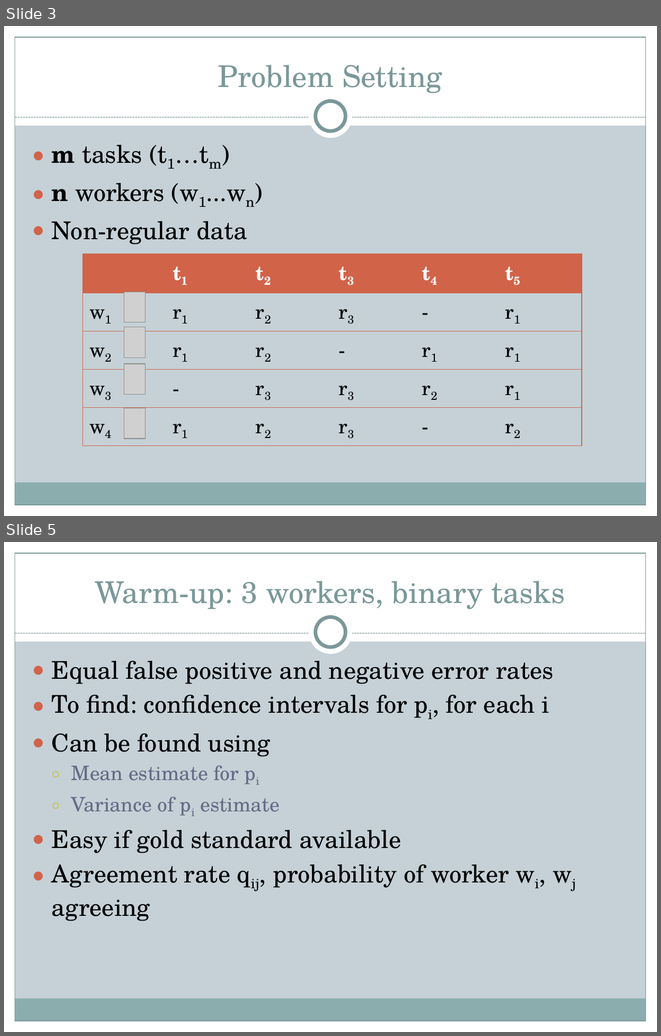
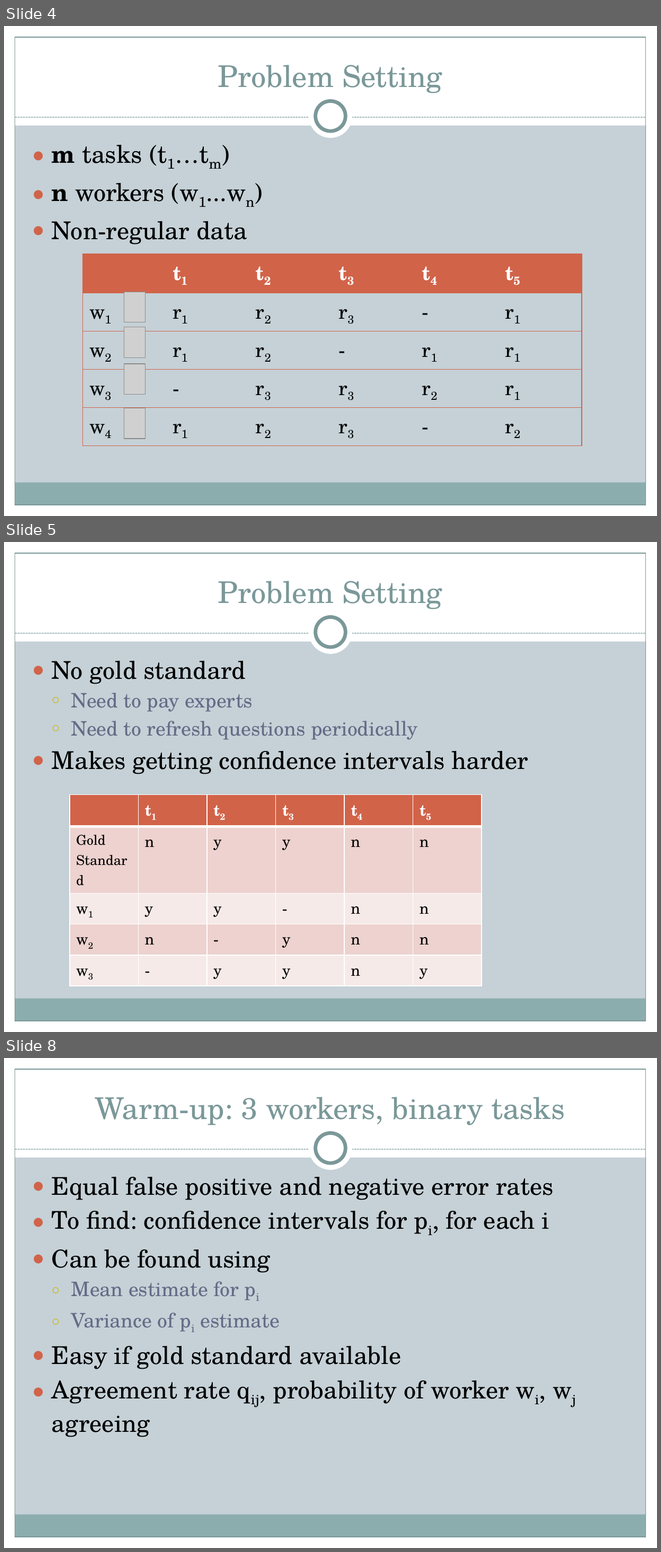
Before and after one commit to brahmaneya/WorkerEvaluationGeneral, a slide deck: Presentation/WorkerEval.pptx. Shown one above the other, each under a label of ours: slides 3 and 5 before the commit, slides 4, 5 and 8 after it; the slides between them are not shown. The pictures are 661x1036 and 661x1552 pixels, drawn with LibreOffice and Linux fonts; fonts in the diff are those of the drawing; grey boxes stand for pictures. Boxes give left, top, right and bottom in pixels: in the first picture for what was removed or moved away, otherwise in the second. Text is boxed around its words. In the diff, an @@ line names an element or a change of style, - is before the commit and + after.

```diff
--- a/Presentation/WorkerEval.pptx
+++ b/Presentation/WorkerEval.pptx
@@ slide 5 added at (4, 542, 657, 1032), background #C5D1D7; not listed: 9 template elements that a slide beside it also shows @@
@@ title added at (218, 581, 442, 609), 33 pt, text #7C999A @@
+Problem Setting
@@ text added at (52, 661, 528, 774), 27 pt, text #000000 @@
+● No gold standard
+  ○ Need to pay experts
+  ○ Need to refresh questions periodically
+● Makes getting confidence intervals harder
@@ table added at (69, 795, 480, 982), 5 rows, 6 columns @@
+ | t1 | t2 | t3 | t4 | t5
+Gold / Standard | n | y | y | n | n
+w1 | y | y | - | n | n
+w2 | n | - | y | n | n
+w3 | - | y | y | n | y
@@ what was slide 3 is now slide 4 @@
@@ what was slide 5 is now slide 8 @@
```
Also in this commit, not shown: 8 slides changed, 8 other slides added, 1 other file.
